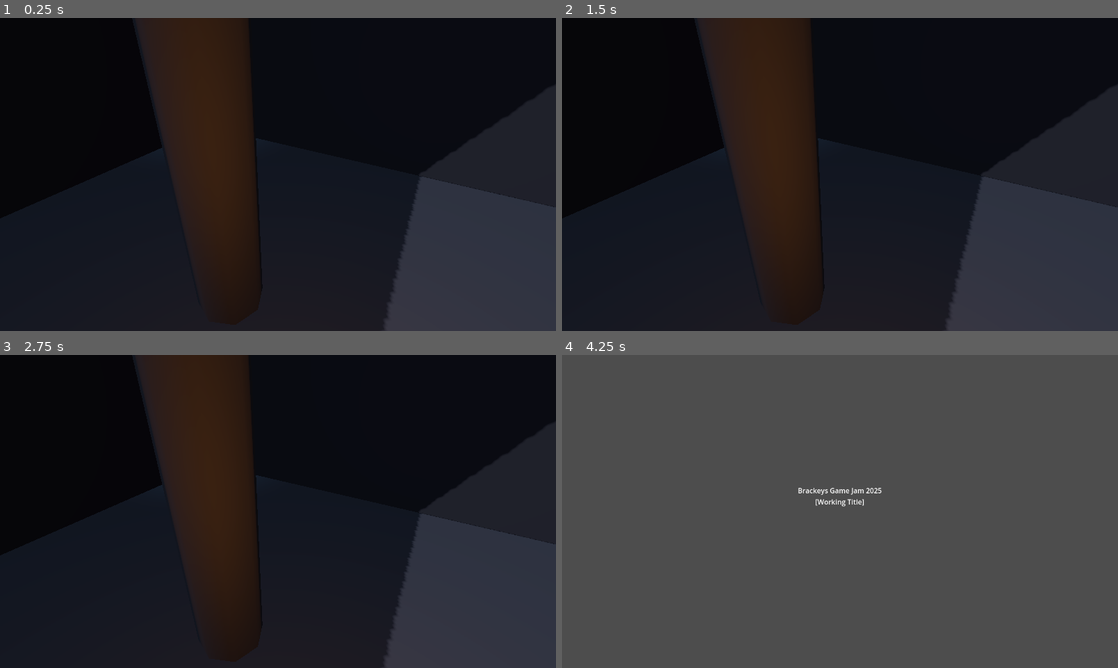
Above: before the commit, frames 1-4 (two rows, left to right).
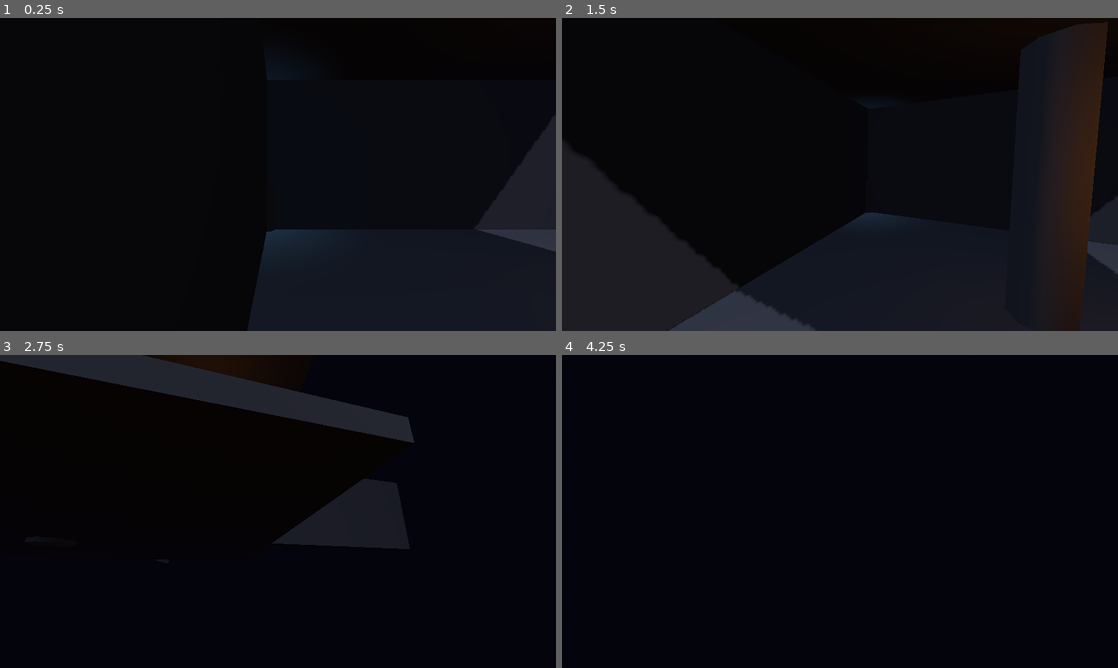
Above: after the commit, the same moments.

Repository: alanops/brackeys-gamejam-2025
Game: Godot game, scene res://src/scenes/DungeonRoomEnhanced.tscn
Two runs of this game, one before a commit and one after it. Both use one fixed random seed, a clock stepped at 60 frames per second and the inputs below.
Inputs (mouse positions are in pixels of both pictures, inside the frame that each line leads up to):
- Up to frame 1 (0.25 s): no input
- Up to frame 2 (1.5 s): tap Enter (ui_accept) at 0.5, 0.77 s; move the mouse to (962, 158) at 0.52 s; hold Right (ui_right) 0.53-1.28 s; move the mouse to (728, 190) at 1.27 s; hold Down (ui_down) from 1.28 s (still down)
- Up to frame 3 (2.75 s): tap Enter (ui_accept) at 1.52 s; move the mouse to (333, 442) at 2.02 s; release Down (ui_down) at 2.03 s; hold Right (ui_right) from 2.03 s (still down)
- Up to frame 4 (4.25 s): move the mouse to (812, 574) at 2.77 s; release Right (ui_right) at 2.78 s; hold Up (ui_up) 2.78-3.53 s; tap Enter (ui_accept) at 3.02, 3.5, 3.77 s; move the mouse to (1006, 558) at 3.52 s; hold Left (ui_left) from 3.53 s (still down); tap Escape (ui_cancel) at 4.15 s

The runs differ from the first frame. In frame 1, 44% of the frame differs, in the area x 0-100%, y 0-100%; in frame 2, 33%; in frame 3, 42%; in frame 4, 100%.

Commit message:
Add player spawning to dungeon room
- Player now spawns at PlayerSpawn marker
- First-person controls enabled automatically
- Static camera disabled when player spawns

Diff:
--- a/src/scripts/DungeonRoom.gd
+++ b/src/scripts/DungeonRoom.gd
@@ -1,8 +1,21 @@
 extends Node3D
+
+@export var player_scene: PackedScene = preload("res://src/scenes/Player.tscn")
 
 func _ready():
 	print("Dungeon room loaded")
+	spawn_player()
 
-func _input(event):
-	if event.is_action_pressed("ui_cancel"):
-		get_tree().change_scene_to_file("res://src/scenes/Main.tscn")
+func spawn_player():
+	var player = player_scene.instantiate()
+	add_child(player)
+
+	var spawn_point = $PlayerSpawn
+	if spawn_point:
+		player.global_position = spawn_point.global_position
+	else:
+		player.global_position = Vector3(0, 1, 8)
+
+	# Disable the static camera since player has its own
+	if has_node("Camera3D"):
+		$Camera3D.current = false
Not shown: 1 places in src/scenes/DungeonRoom.tscn that only renumber resources
Not shown, added: src/scripts/FirstPersonController.gd.uid
